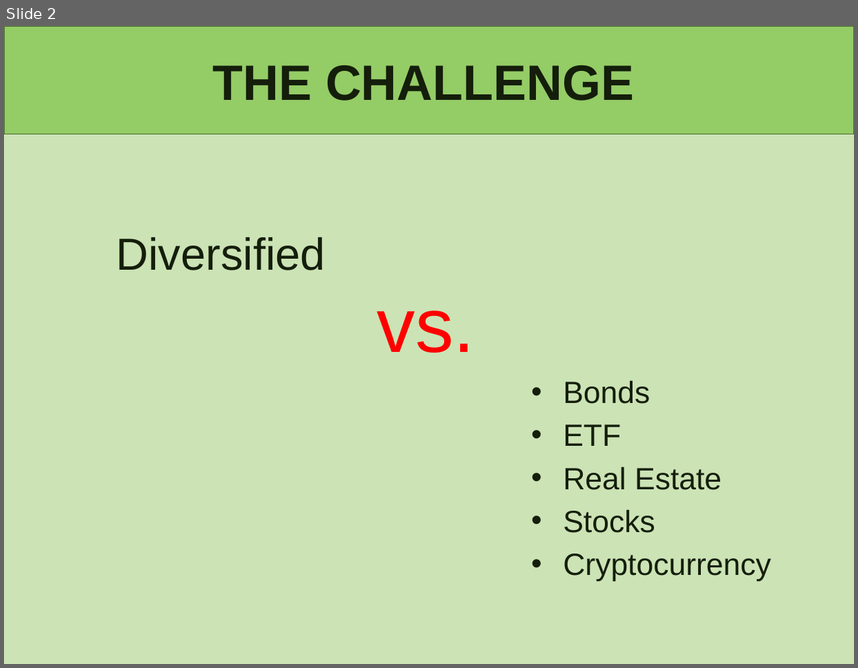
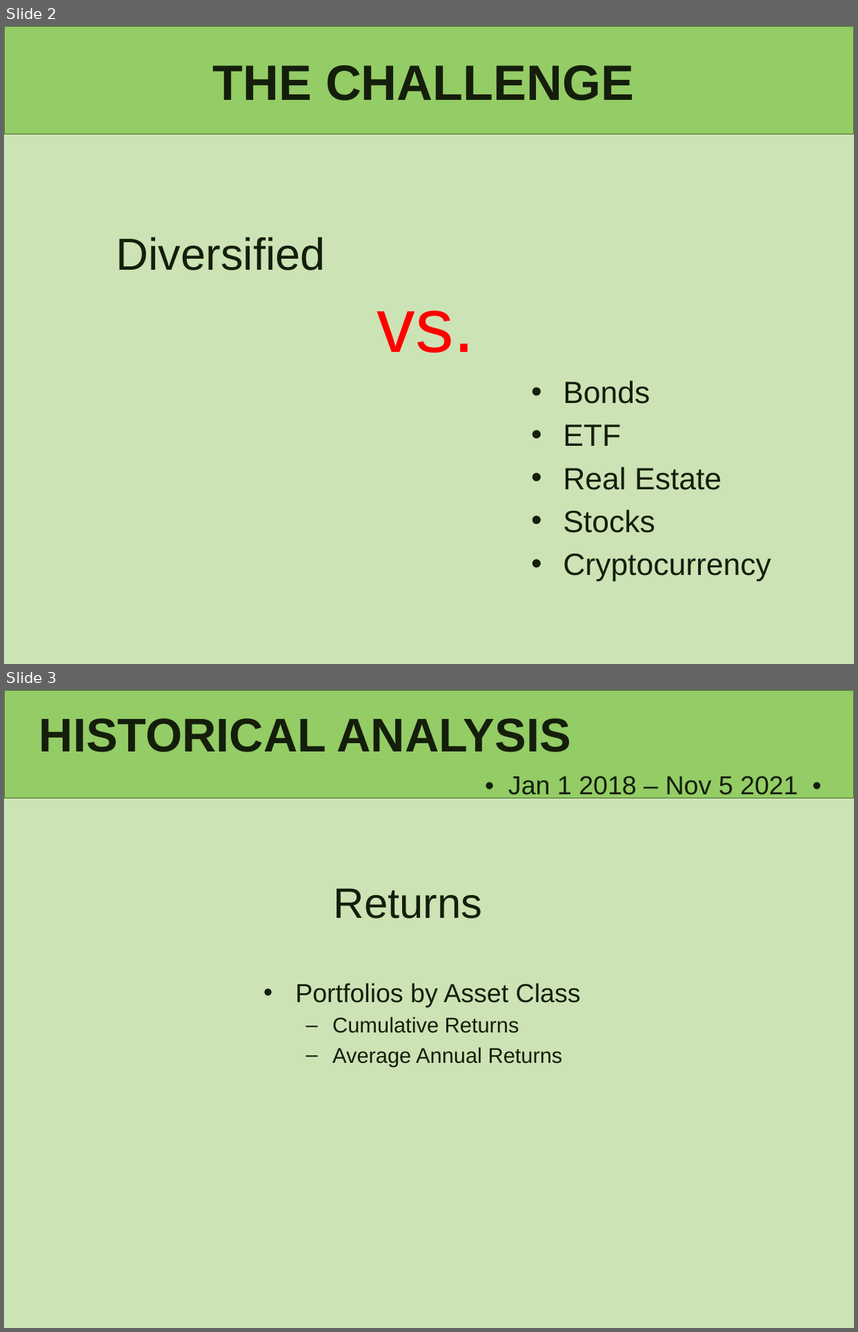
Before and after one commit to lindseyhardouin/Challenging_the_Status_Quo, a slide deck: presentation/P1- Challening the Status Quo.pptx. Shown one above the other, each under a label of ours: slide 2 before the commit, slides 2 and 3 after it. The pictures are 858x668 and 858x1332 pixels, drawn with LibreOffice and Linux fonts; fonts in the diff are those of the drawing. Boxes give left, top, right and bottom in pixels: in the first picture for what was removed or moved away, otherwise in the second. Text is boxed around its words. In the diff, an @@ line names an element or a change of style, - is before the commit and + after.

```diff
--- a/presentation/P1- Challening the Status Quo.pptx
+++ b/presentation/P1- Challening the Status Quo.pptx
@@ slide 3 added at (x1=4, y1=690, x2=854, y2=1328), background #CCE3B5; not listed: 1 template element that a slide beside it also shows @@
@@ title added at (x1=39, y1=718, x2=570, y2=752), 40 pt, text #141E0B, bold @@
+HISTORICAL ANALYSIS
@@ text added at (x1=508, y1=776, x2=798, y2=799), 22 pt, text #141E0B @@
+• Jan 1 2018 – Nov 5 2021 •
@@ text added at (x1=334, y1=888, x2=483, y2=918), 36 pt, text #141E0B @@
+Returns
@@ text added at (x1=295, y1=983, x2=581, y2=1066), 18 pt, text #141E0B @@
+• Portfolios by Asset Class
+  – Cumulative Returns
+  – Average Annual Returns
```
Also in this commit, not shown: 9 slides changed, 1 other slide added, 1 slide removed.
